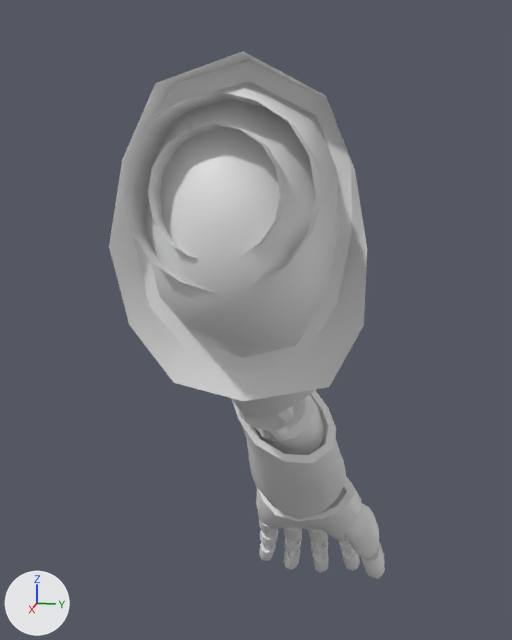
A saved change to the FBX model Assets/3Dmodels/3Dmodels_Bodies/3Dmodels_Bodies_WonderBodies/3Dmodels_Bodies_WonderBodies_Males/3Dmodel_Body_WonderBody_Male_Normal/3Dmodel_Body_WonderBody_Male_Normal_ArmLeft.fbx.
Rendered twice from a camera (50 mm lens) standing at (0.266, 0.087, 1.432) and looking at (-0.409, -0.048, 1.263). The axes (+X, +Y, +Z) are drawn at lower left. The lights are the same throughout. The first picture is the older version. Where no turn or scale is listed for an object, it has been applied to the vertices. Vertices at exactly the same position are counted once.

The first picture shows 'Body_WonderBody_Male_Normal_ArmLeft'.
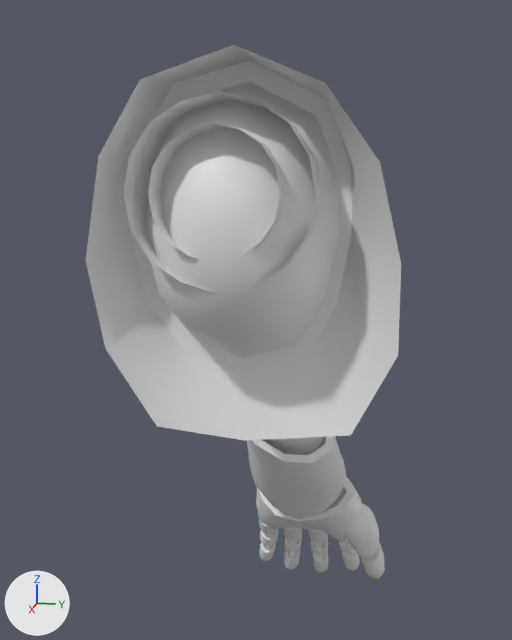
Where the newer file only moved an object's origin or applied its transform, the numbers keep the older frame.

The change, as a list of edits to the scene's bpy script:
```text
Change me_body_wonderbody_male_normal_armleft:
    used by ob_body_wonderbody_male_normal_armleft; location = (0.0, 0.0, 0.0)
    remove me_body_wonderbody_male_normal_armleft.from_pydata(...)  # 3001 vertices, 3279 faces; spans x -0.676..-0.105, y -0.096..0.091, z 0.821..1.486
    add me_body_wonderbody_male_normal_armleft.from_pydata(...)  # 3011 vertices, 3299 faces; spans x -0.676..-0.105, y -0.102..0.091, z 0.821..1.487
    me_body_wonderbody_male_normal_armleft part 1
    5 vertices are removed from x -0.178..-0.16, y -0.054..0.069, z 1.265..1.418
    8 faces are deleted
    17 vertices are added at x -0.177..-0.13, y -0.102..0.091, z 1.238..1.487
    28 new faces join them
    other edits to the shape of me_body_wonderbody_male_normal_armleft do not show in these pictures
```

Boxes [x1, y1, x2, y2] around the edits, measured in the pictures (512 x 640 px):
'Body_WonderBody_Male_Normal_ArmLeft', reshaped (14% wider): before [109, 51, 385, 579]; after [86, 45, 401, 579]
part 1 of me_body_wonderbody_male_normal_armleft, built on: before [122, 83, 367, 401]; after [86, 45, 401, 440]
